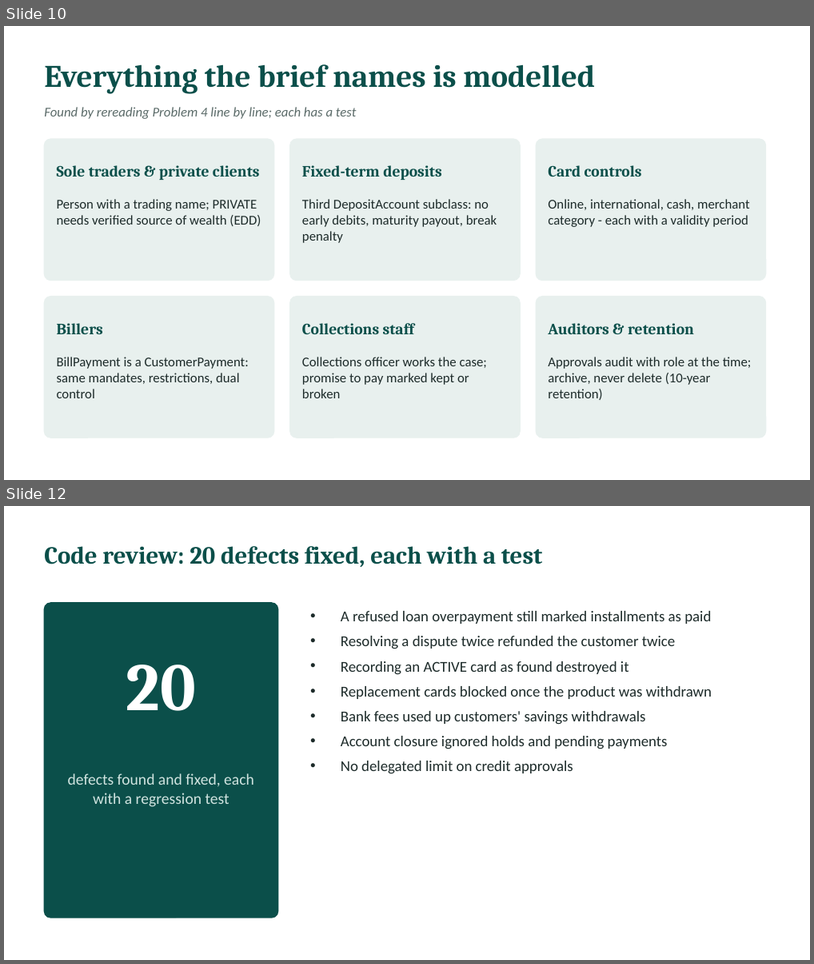
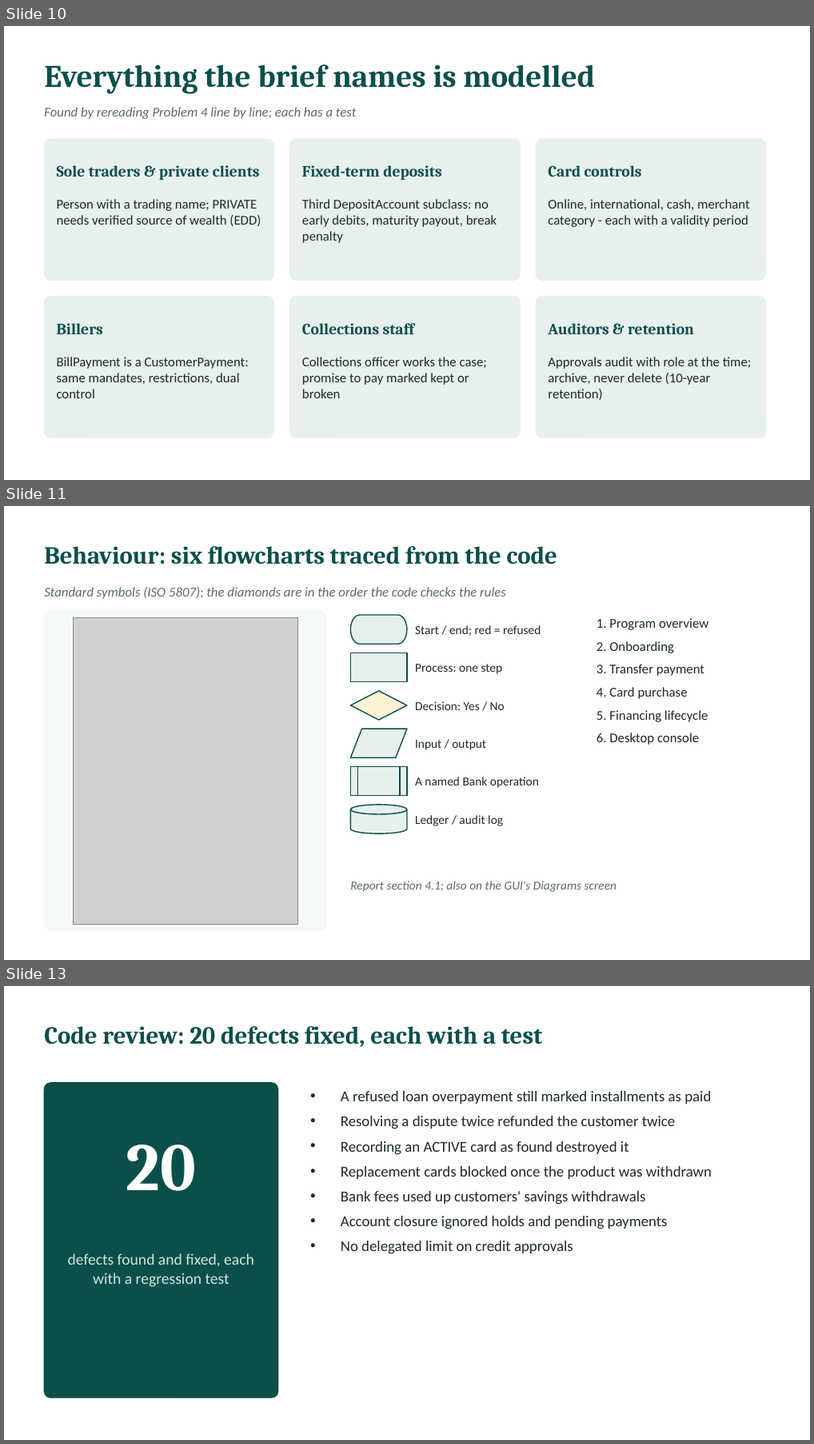
Before and after one commit to l255668-hash/commercial-banking, a slide deck: docs/Viva_Presentation.pptx. Shown one above the other, each under a label of ours: slides 10 and 12 before the commit, slides 10, 11 and 13 after it; the slides between them are not shown. The pictures are 814x964 and 814x1444 pixels, drawn with LibreOffice and Linux fonts; fonts in the diff are those of the drawing; grey boxes stand for pictures. Boxes give left, top, right and bottom in pixels: in the first picture for what was removed or moved away, otherwise in the second. Text is boxed around its words. In the diff, an @@ line names an element or a change of style, - is before the commit and + after.

```diff
--- a/docs/Viva_Presentation.pptx
+++ b/docs/Viva_Presentation.pptx
@@ slide 11 added at (x1=4, y1=506, x2=810, y2=960), background #FFFFFF @@
@@ text added at (x1=44, y1=546, x2=558, y2=564), 22 pt, text #0B4F4A, bold @@
+Behaviour: six flowcharts traced from the code
@@ text added at (x1=44, y1=587, x2=506, y2=599), 12 pt, text #5B6B69, italic @@
+Standard symbols (ISO 5807); the diamonds are in the order the code checks the rules
@@ rounded rectangle added at (x1=44, y1=611, x2=326, y2=929), fill #F4F8F7, outline #F4F8F7 1 pt @@
@@ picture added at (x1=74, y1=617, x2=298, y2=924) @@
@@ pill shape added at (x1=350, y1=615, x2=407, y2=644), fill #E8F0EE, outline #0B4F4A 1 pt @@
@@ text added at (x1=415, y1=625, x2=541, y2=636), 11 pt, text #1D2B2A @@
+Start / end; red = refused
@@ text added at (x1=597, y1=618, x2=709, y2=744), 12 pt, text #1D2B2A @@
+1. Program overview
+2. Onboarding
+3. Transfer payment
+4. Card purchase
+5. Financing lifecycle
+6. Desktop console
@@ rectangle added at (x1=350, y1=652, x2=407, y2=682), fill #E8F0EE, outline #0B4F4A 1 pt @@
@@ text added at (x1=415, y1=664, x2=503, y2=674), 11 pt, text #1D2B2A @@
+Process: one step
@@ diamond added at (x1=350, y1=691, x2=407, y2=720), fill #FDF1D6, outline #0B4F4A 1 pt @@
@@ text added at (x1=415, y1=701, x2=505, y2=710), 11 pt, text #1D2B2A @@
+Decision: Yes / No
@@ flow chart input output added at (x1=350, y1=728, x2=407, y2=757), fill #E8F0EE, outline #0B4F4A 1 pt @@
@@ text added at (x1=415, y1=740, x2=486, y2=750), 11 pt, text #1D2B2A @@
+Input / output
@@ flow chart predefined process added at (x1=350, y1=767, x2=407, y2=796), fill #E8F0EE, outline #0B4F4A 1 pt @@
@@ text added at (x1=415, y1=776, x2=539, y2=788), 11 pt, text #1D2B2A @@
+A named Bank operation
@@ cylinder added at (x1=350, y1=804, x2=407, y2=833), fill #E8F0EE, outline #0B4F4A 1 pt @@
@@ text added at (x1=415, y1=815, x2=503, y2=826), 11 pt, text #1D2B2A @@
+Ledger / audit log
@@ text added at (x1=350, y1=880, x2=617, y2=892), 11 pt, text #5B6B69, italic @@
+Report section 4.1; also on the GUI's Diagrams screen
@@ what was slide 12 is now slide 13 @@
```
Also in this commit, not shown: 1 slide changed, 31 other files.
